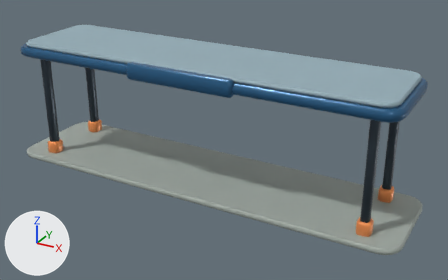
Two versions of the glTF model assets/models/regions/metro_truck_park.glb, one commit apart.
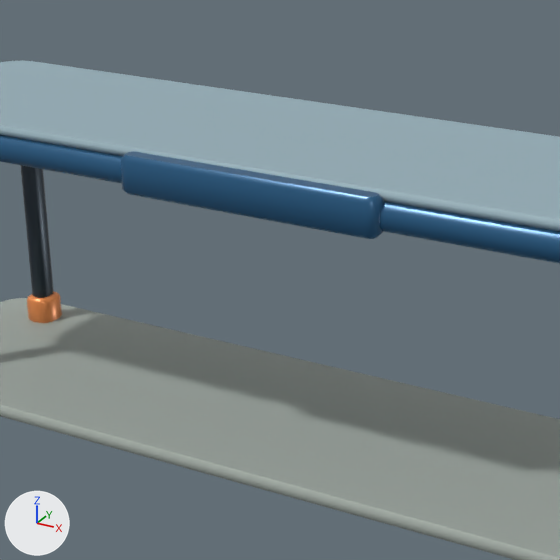
Each version is shown whole from a 50 mm camera at (11.53, -19.57, 11.64) aimed at (0.77, 0.01, 1.85), then close up on the part from 17% to 68% of the width and 0% to 82% of the height. Every picture has the same lights, and +X, +Y and +Z are marked at lower left. The last two pictures show the newer version. Vertices at exactly the same position are counted once.

The first close-up shows 'TruckPark'.
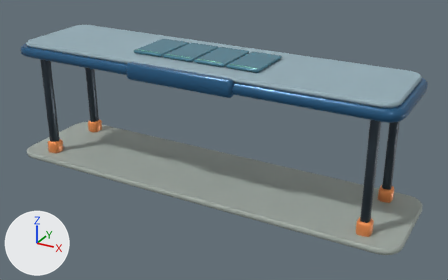
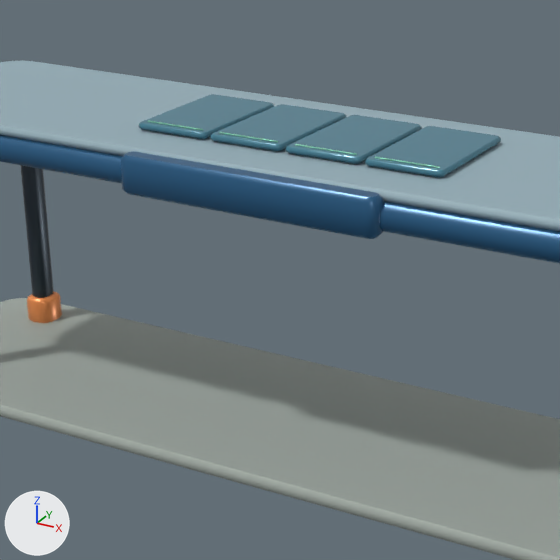
Boxes (x1, y1, x2, y2) around the edits, measured in the close-ups (560 x 560 px):
part 1 of me_truckpark, added: after (148, 120, 203, 131)
part 2 of me_truckpark, added: after (219, 132, 278, 142)
part 3 of me_truckpark, added: after (295, 144, 357, 155)
part 4 of me_truckpark, added: after (375, 156, 440, 168)
part 5 of me_truckpark, added (cyan): after (139, 94, 274, 139)
part 6 of me_truckpark, added (cyan): after (210, 104, 346, 151)
part 7 of me_truckpark, added (cyan): after (286, 115, 422, 164)
part 8 of me_truckpark, added (cyan): after (365, 126, 501, 178)

The change, as a list of edits to the scene's bpy script:
```text
Add mat_tint:
    mat_tint = bpy.data.materials.new('Tint')
    mat_tint.use_nodes = True; mat_tint.node_tree.nodes.clear()
    _N = mat_tint.node_tree.nodes; _L = mat_tint.node_tree.links
    n0 = _N.new('ShaderNodeBsdfPrincipled'); n0.name = 'Principled BSDF'
    n0.inputs[1].default_value = 0.11  # 'Metallic'
    n0.inputs[2].default_value = 0.22  # 'Roughness'
    n1 = _N.new('ShaderNodeOutputMaterial'); n1.name = 'Material Output'
    n2 = _N.new('ShaderNodeVertexColor'); n2.name = 'Color Attribute'
    _L.new(n0.outputs[0], n1.inputs[0])  # 'BSDF' to 'Surface'
    _L.new(n2.outputs[0], n0.inputs[0])  # 'Color' to 'Base Color'
Change me_truckpark:
    used by ob_truckpark; location = (0.0, 0.0, 0.0)
    remove me_truckpark.from_pydata(...)  # 1040 vertices, 2024 faces; spans x -8.3..8.3, y -2.1..2.1, z 0.0..5.1
    add me_truckpark.from_pydata(...)  # 1408 vertices, 2728 faces; spans x -8.3..8.3, y -2.1..2.1, z 0.0..5.3
    me_truckpark part 1: a new loose piece, a 6-sided cylinder along x spanning x -2.534..-1.501, y -0.87..-0.836, z 5.241..5.271, in mat_metal
    me_truckpark part 2: a new loose piece, a 6-sided cylinder along x spanning x -1.189..-0.156, y -0.87..-0.836, z 5.241..5.271, in mat_metal
    me_truckpark part 3: a new loose piece, a 6-sided cylinder along x spanning x 0.156..1.189, y -0.87..-0.836, z 5.241..5.271, in mat_metal
    me_truckpark part 4: a new loose piece, a 6-sided cylinder along x spanning x 1.501..2.534, y -0.87..-0.836, z 5.241..5.271, in mat_metal
    me_truckpark part 5: a new loose piece of 80 vertices spanning x -2.7..-1.4, y -1.0..1.1, z 5.1..5.3, in mat_tint
    me_truckpark part 6: a new loose piece of 80 vertices spanning x -1.3..0.0, y -1.0..1.1, z 5.1..5.3, in mat_tint
    me_truckpark part 7: a new loose piece of 80 vertices spanning x 0.0..1.3, y -1.0..1.1, z 5.1..5.3, in mat_tint
    me_truckpark part 8: a new loose piece of 80 vertices spanning x 1.4..2.7, y -1.0..1.1, z 5.1..5.3, in mat_tint
    add me_truckpark.materials.append(mat_tint)
```
